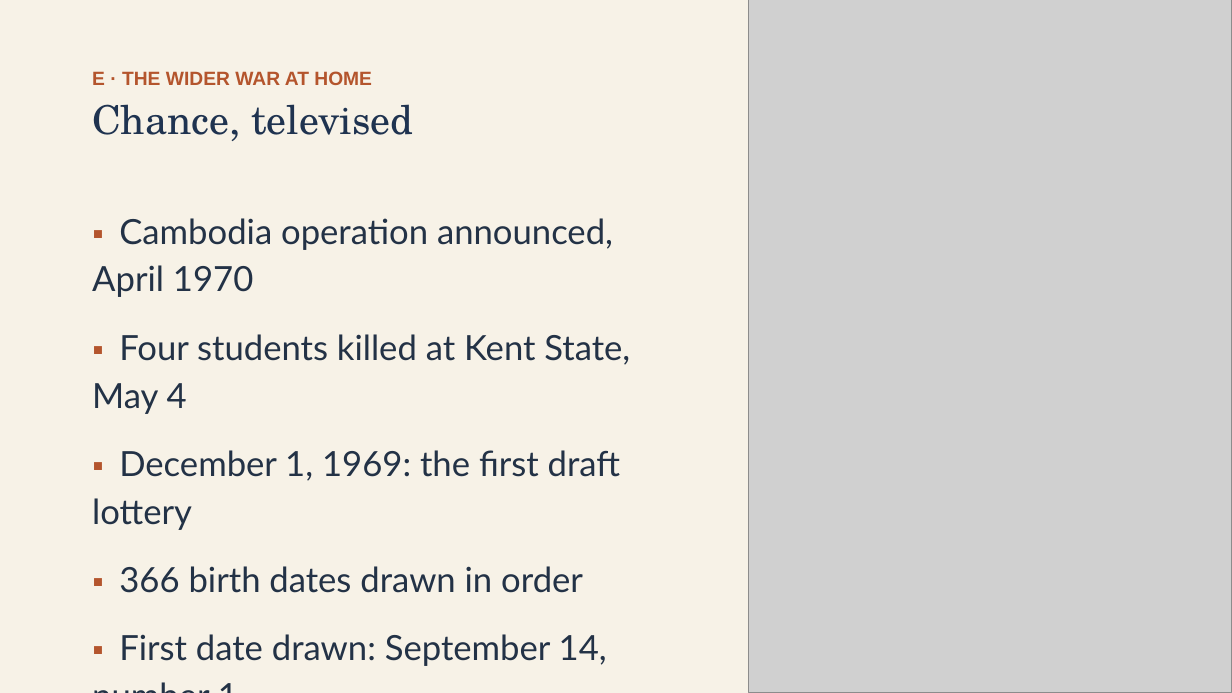
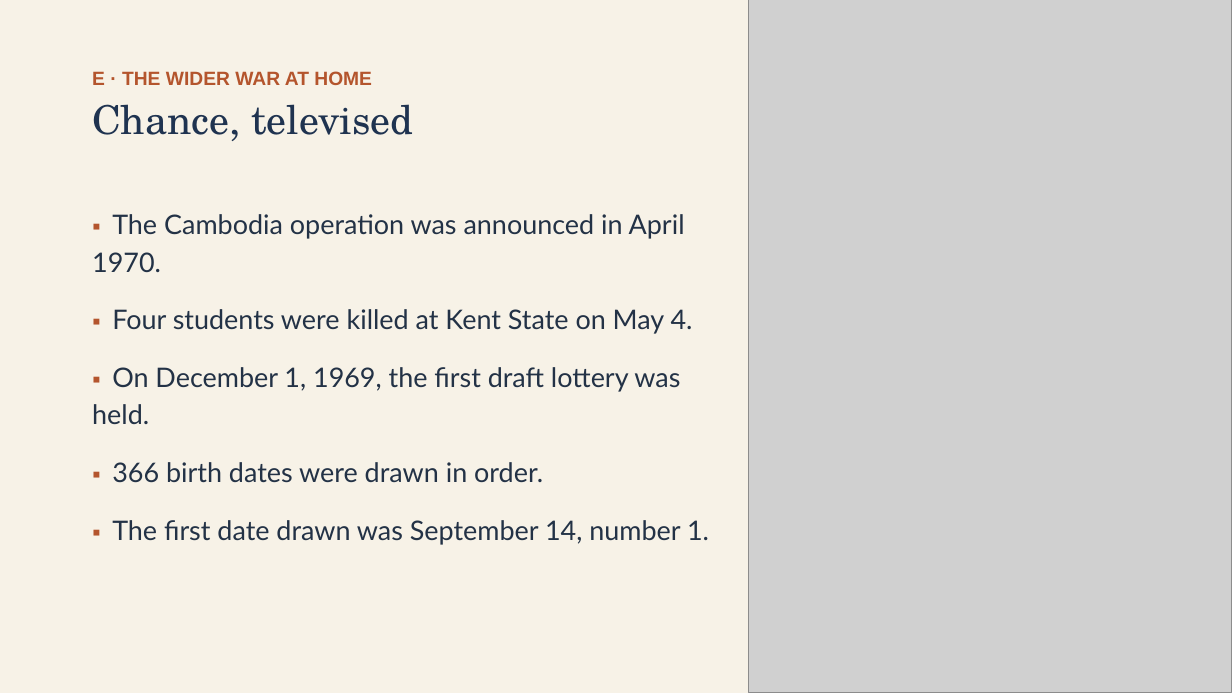
Before and after one commit to ab17gthb/humanities-curriculum-group, a slide deck: slide 18 of cold-war/lesson-06/lesson-06-slides.pptx. Drawn at 1232x693 pixels with LibreOffice and Linux fonts; fonts in the diff are those of the drawing; grey boxes stand for pictures. Boxes give left, top, right and bottom in pixels: in the first picture for what was removed or moved away, otherwise in the second. Text is boxed around its words. In the diff, an @@ line names an element or a change of style, - is before the commit and + after.

```diff
--- a/cold-war/lesson-06/lesson-06-slides.pptx
+++ b/cold-war/lesson-06/lesson-06-slides.pptx
@@ text at (92,214,709,544): text changed; size 27 to 21 pt @@
-▪ Cambodia operation announced, April 1970
-▪ Four students killed at Kent State, May 4
-▪ December 1, 1969: the first draft lottery
-▪ 366 birth dates drawn in order
-▪ First date drawn: September 14, number 1
+▪ The Cambodia operation was announced in April 1970.
+▪ Four students were killed at Kent State on May 4.
+▪ On December 1, 1969, the first draft lottery was held.
+▪ 366 birth dates were drawn in order.
+▪ The first date drawn was September 14, number 1.
```
Also in this commit, not shown: 12 other slides changed, 6 other files.
